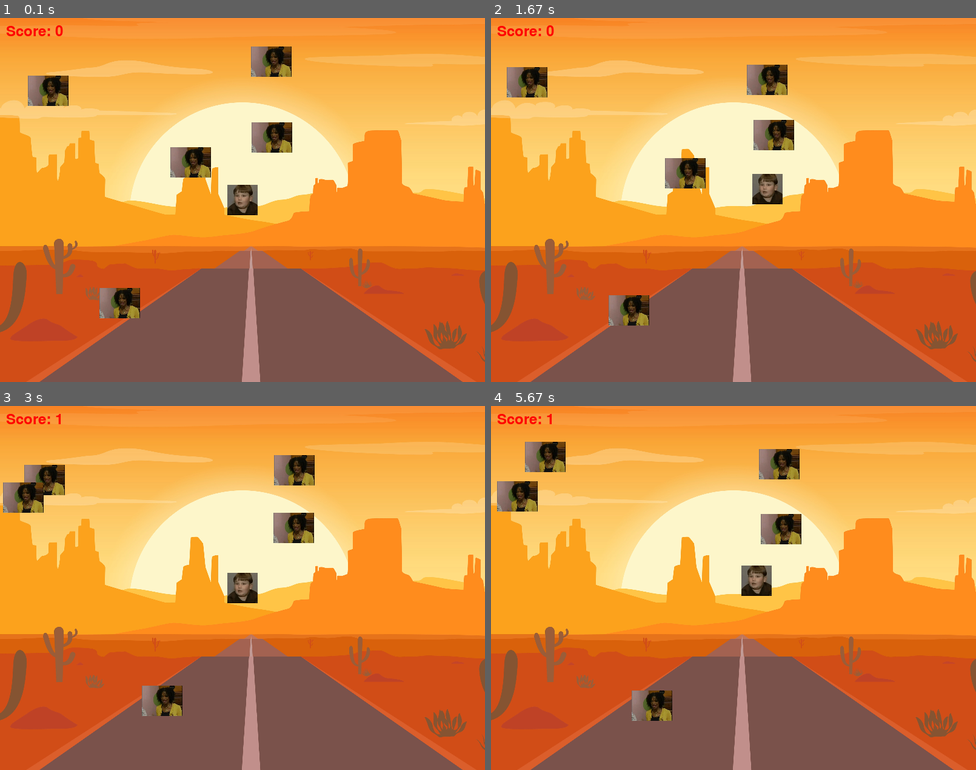
Above: before the commit, frames 1-4 (two rows, left to right).
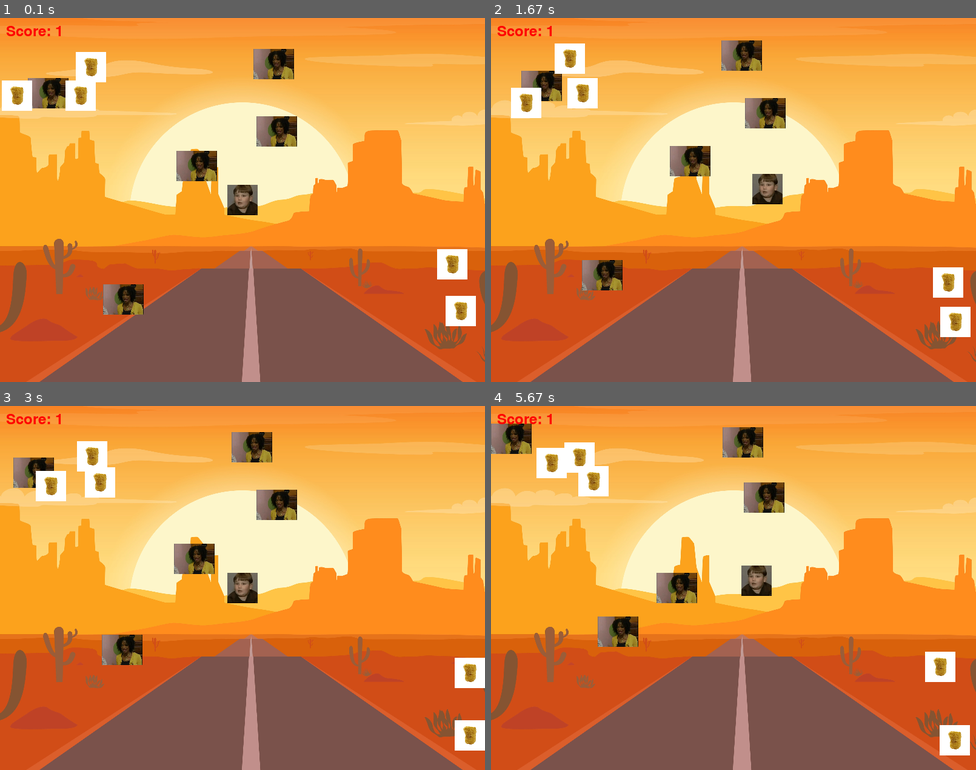
Above: after the commit, the same moments.

Repository: tessathompson0/PyGameAssignment
Game: pygame game, started from main.py
Two runs of this game, one before a commit and one after it. Both use one fixed random seed, a clock stepped at 60 frames per second and the inputs below.
Inputs:
- Up to frame 1 (0.1 s): no input
- Up to frame 2 (1.67 s): hold D 0.33-0.8 s; hold W 0.83-1.13 s; hold D 1.17-1.63 s
- Up to frame 3 (3 s): hold A 1.67-2.2 s; hold S 2.23-2.53 s; hold A 2.57-2.97 s
- Up to frame 4 (5.67 s): hold W 3-3.37 s; hold D 3.4-4.03 s; hold S 4.07-4.43 s; hold A 4.47-4.93 s; hold D 4.97-5.43 s; hold W from 5.47 s (still down)

The runs differ from the first frame. In frame 1, 5.4% of the frame differs, in the area x 0-99%, y 2-85%; in frame 2, 8.2%; in frame 3, 8.3%; in frame 4, 8.9%, in the area x 0-99%, y 4-96%.

Commit message:
add more characters + add comments

Diff:
--- a/enemy.py
+++ b/enemy.py
@@ -1,6 +1,7 @@
 import pygame
 import random
 class Enemy(pygame.sprite.Sprite):
+    #load sprite
     def __init__(self):
         super().__init__()
         self.image = pygame.image.load("Enemy.png").convert_alpha()
@@ -8,8 +9,24 @@
         self.rect.x = random.randrange(800 - self.rect.width)
         self.rect.y = random.randrange(600 - self.rect.height)
         self.speed = 2
+    #make sprite move randomly
     def update(self):
         self.rect.x += random.choice([-1, 0, 1]) * self.speed
         self.rect.y += random.choice([-1, 0, 1]) * self.speed
         self.rect.x = max(0, min(800 - self.rect.width, self.rect.x))
         self.rect.y = max(0, min(600 - self.rect.height, self.rect.y))
+class goodEnemy(pygame.sprite.Sprite):
+    def __init__(self):
+        #load sprite
+        super().__init__()
+        self.image = pygame.image.load("ChickenNugget.png").convert_alpha()
+        self.rect = self.image.get_rect()
+        self.rect.x = random.randrange(800 - self.rect.width)
+        self.rect.y = random.randrange(600 - self.rect.height)
+        self.speed = 2
+    #make sprite move randomly
+    def update(self):
+        self.rect.x += random.choice([-1, 0, 1]) * self.speed
+        self.rect.y += random.choice([-1, 0, 1]) * self.speed
+        self.rect.x = max(0, min(800 - self.rect.width, self.rect.x))
+        self.rect.y = max(0, min(600 - self.rect.height, self.rect.y))
--- a/main.py
+++ b/main.py
@@ -5,47 +5,69 @@
 import pygame
 from player import Player
 from enemy import Enemy
+from enemy import goodEnemy
 
 pygame.init()
 
+#set up screen
 width, height = 800, 600
 screen_size = (width, height)
 FPS = 60
 
-white = (255, 255, 255)
-
 screen = pygame.display.set_mode(screen_size)
+#add title to game
 pygame.display.set_caption("King Curtis Game")
 
+#make sprite groups
 all_sprites = pygame.sprite.Group()
 enemies = pygame.sprite.Group()
+goodEnemies = pygame.sprite.Group()
 
 player = Player()
 all_sprites.add(player)
 
+#add multiple enemies
 for i in range(5):
     enemy = Enemy()
     all_sprites.add(enemy)
     enemies.add(enemy)
+for i in range(5):
+    goodenemy = goodEnemy()
+    all_sprites.add(goodenemy)
+    goodEnemies.add(goodenemy)
 
+#start a score system
 score = 0
 
+#make background a png image
 background = pygame.image.load("Background.png").convert()
+
+#keep running until x button is pushed
 running = True
 while running:
     for event in pygame.event.get():
+        #if person presses x
         if event.type == pygame.QUIT:
             running = False
+    #make background appear
     screen.blit(background, (0,0))
     all_sprites.update()
     hits = pygame.sprite.spritecollide(player, enemies, True)
+    #gain and lose points with enemies
     for enemy in hits:
-        score += 1
+        score -= 1
         new_enemy = Enemy()
         all_sprites.add(new_enemy)
         enemies.add(new_enemy)
-
+    hits2 = pygame.sprite.spritecollide(player, goodEnemies, True)
+    for goodenemy in hits2:
+        score += 1
+        new_goodEnemy = goodEnemy()
+        all_sprites.add(new_goodEnemy)
+        enemies.add(new_goodEnemy)
+    #make sprites show up on screen
     all_sprites.draw(screen)
+    #show points scored
     font = pygame.font.Font(None, 36)
     score_text = font.render("Score: {}".format(score),True,(255, 0, 0))
     screen.blit(score_text, (10, 10))
--- a/player.py
+++ b/player.py
@@ -1,11 +1,13 @@
 import pygame
 class Player(pygame.sprite.Sprite):
+    #load sprite
     def __init__(self):
         super().__init__()
         self.image = pygame.image.load("Player.png").convert_alpha()
         self.rect = self.image.get_rect()
         self.rect.center = (400,300)
         self.speed = 1
+    #make sprite move using WASD movements
     def update(self):
         keys = pygame.key.get_pressed()
         #go up
